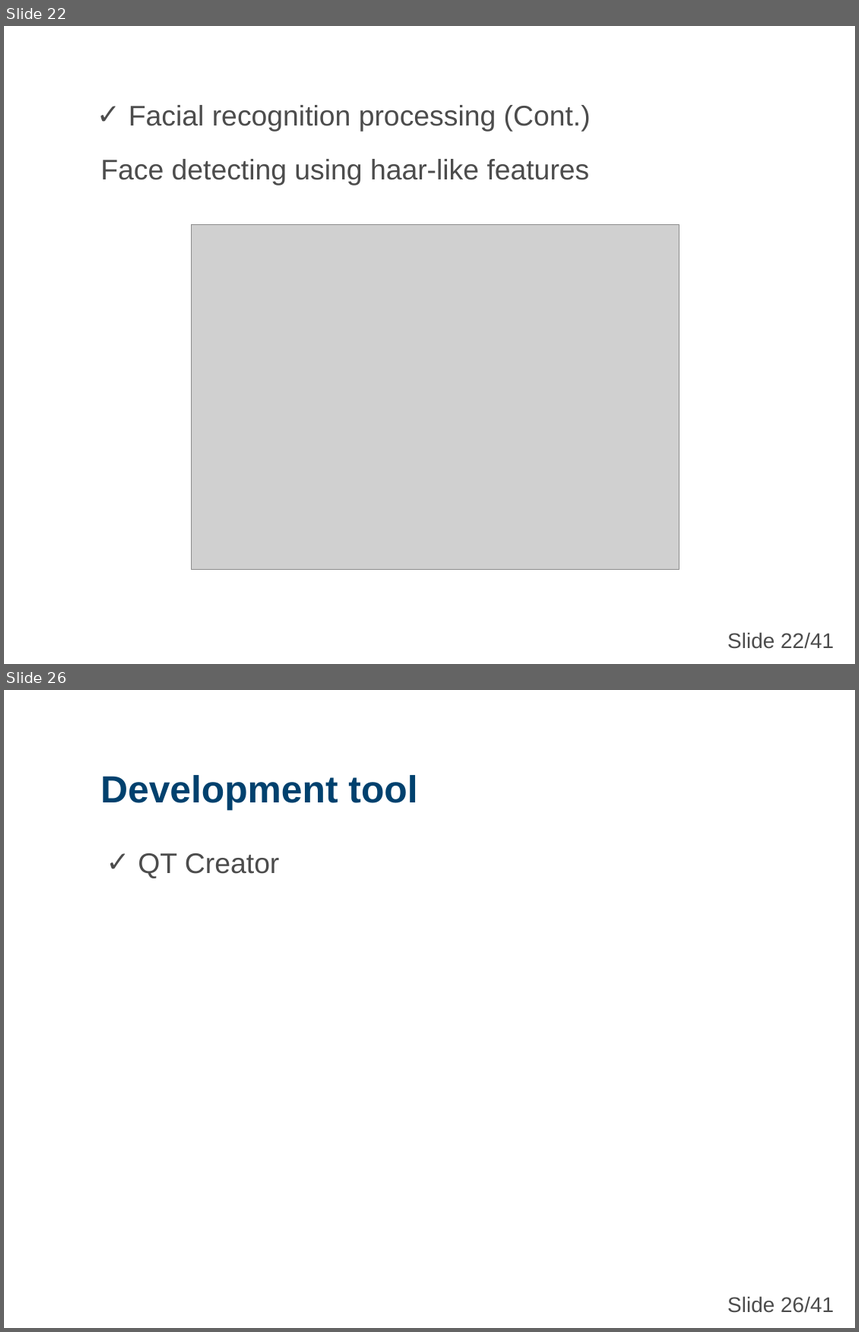
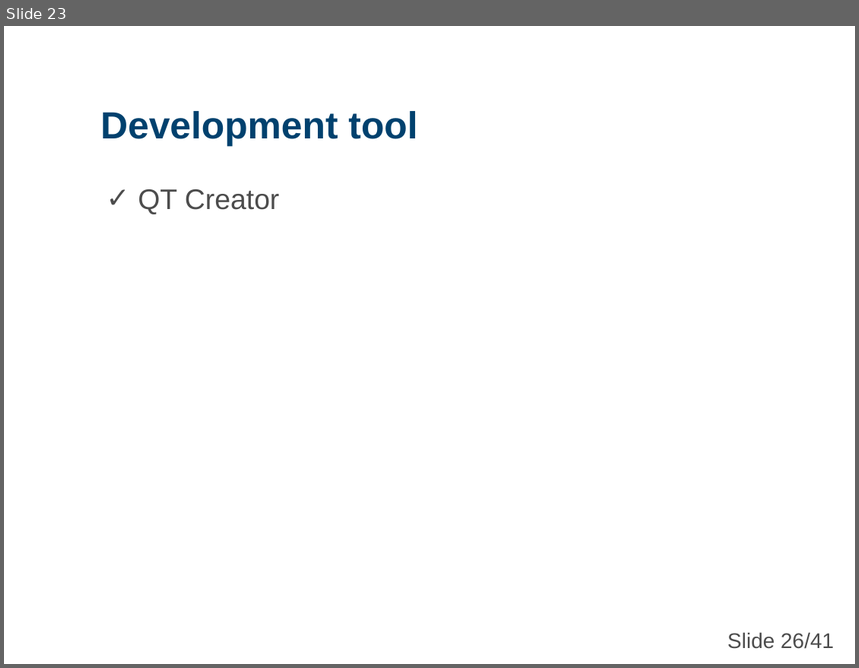
Before and after one commit to nicknguyen071093/CapstoneProject, a slide deck: Baocao/1007/Tan/CapstoneProject.ppt. Shown one above the other, each under a label of ours: slides 22 and 26 before the commit, slide 23 after it; the slides between them are not shown. The pictures are 859x1332 and 859x668 pixels, drawn with LibreOffice and Linux fonts; fonts in the diff are those of the drawing; grey boxes stand for pictures; background and template pictures are left out. Boxes give left, top, right and bottom in pixels: in the first picture for what was removed or moved away, otherwise in the second. Text is boxed around its words. In the diff, an @@ line names an element or a change of style, - is before the commit and + after.

```diff
--- a/Baocao/1007/Tan/CapstoneProject.ppt
+++ b/Baocao/1007/Tan/CapstoneProject.ppt
@@ slide 22 removed at <box>4,26,855,664</box>, background picture (left out) @@
@@ text removed at <box>129,105,591,132</box> @@
-✓ Facial recognition processing (Cont.)
@@ text removed at <box>101,159,590,186</box> @@
-Face detecting using haar-like features
@@ picture removed at <box>191,225,679,570</box> @@
@@ text removed at <box>728,632,834,649</box> @@
-Slide 22/41
@@ what was slide 26 is now slide 23 @@
```
Also in this commit, not shown: 4 slides changed, 2 slides added, 4 other slides removed.
